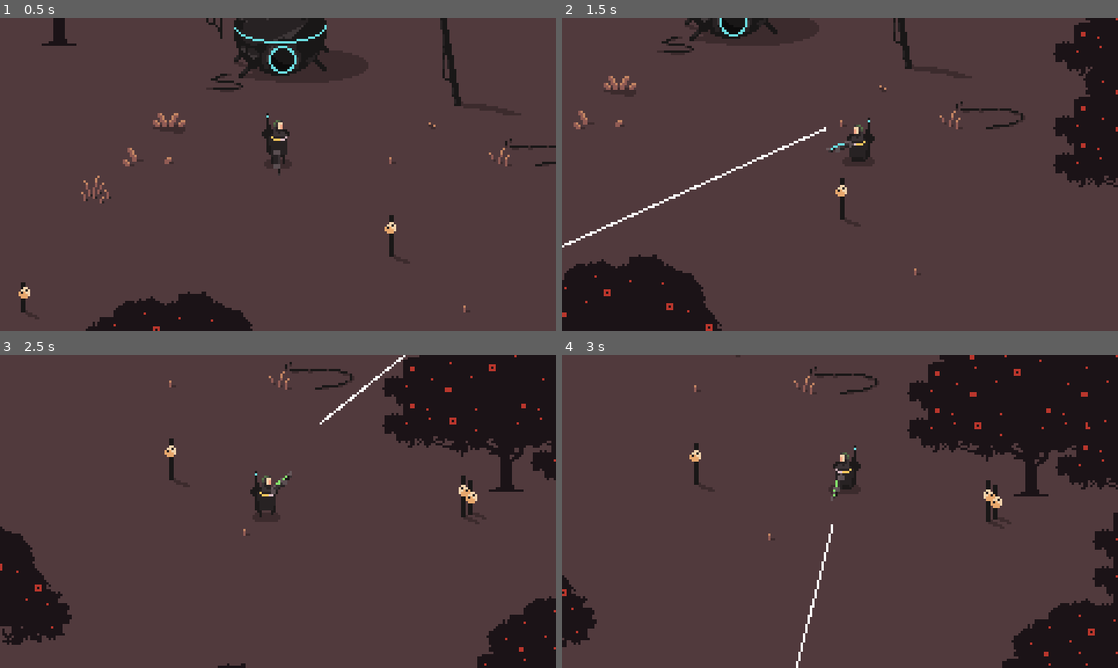
Above: before the commit, frames 1-4 (two rows, left to right).
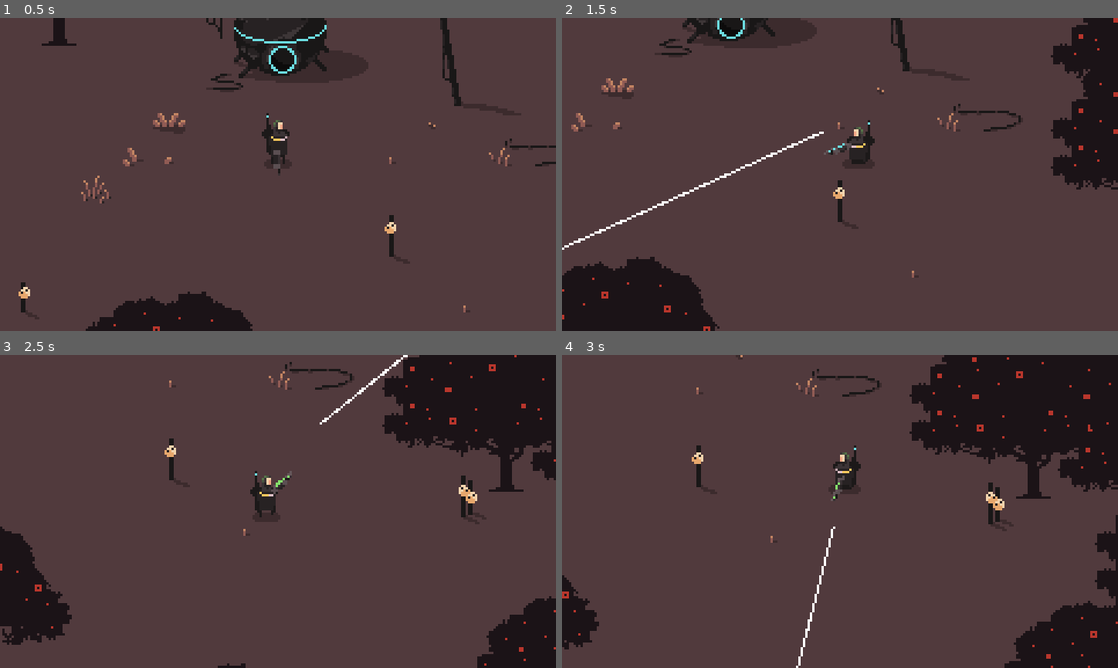
Above: after the commit, the same moments.

Repository: lcrol77/topdown-shooter
Game: Godot game, scene res://game.tscn
The game is run twice, just before and just after one commit, with the same random seed, the same clock (stepped at 60 frames per second) and the same inputs.
Inputs (mouse positions are in pixels of both pictures, inside the frame that each line leads up to):
- Up to frame 1 (0.5 s): no input
- Up to frame 2 (1.5 s): tap Enter at 0.5 s; move the mouse to (962, 158) at 0.52 s; press the mouse at (962, 158) at 0.53 s; hold D (right) 0.53-1.28 s; move the mouse to (728, 190) at 1.27 s; release the mouse at (728, 190) at 1.28 s; hold S (down) from 1.28 s (still down); click (728, 190) at 1.35 s
- Up to frame 3 (2.5 s): move the mouse to (333, 442) at 2.02 s; release S (down) at 2.03 s; hold D (right) from 2.03 s (still down); hold Space (swap_weapon) from 2.03 s (still down); click (333, 442) at 2.3 s
- Up to frame 4 (3 s): move the mouse to (812, 574) at 2.77 s; release D (right) at 2.78 s; release Space (swap_weapon) at 2.78 s; hold W (up) from 2.78 s (still down); click (812, 574) at 2.85 s

Frame 1 is identical in both runs. In frame 2, 3.4% of the frame differs, in the area x 0-100%, y 0-100%; in frame 3, 0.1%; in frame 4, 3.1%.

Commit message:
added camera shake

Diff:
--- /dev/null
+++ b/globals.gd
@@ -0,0 +1,3 @@
+extends Node
+
+var camera: PlayerCamera
--- a/guns/test/gun.gd
+++ b/guns/test/gun.gd
@@ -17,3 +17,4 @@
 			# FIXME: there has to be a better way to do this
 			instance.target = target.global_position
 			get_parent().add_child(instance)
+			Globals.camera.shake(0.15, 20, 3)
--- a/player/camera.gd
+++ b/player/camera.gd
@@ -1,6 +1,17 @@
 extends Camera2D
 
+class_name PlayerCamera
 @onready var player: CharacterBody2D = get_tree().get_first_node_in_group("player")
+
+var _duration = 0.0
+var _period_in_ms = 0.0
+var _amplitude = 0.0
+var _timer = 0.0
+var _last_shook_timer = 0
+var _previous_x = 0.0
+var _previous_y = 0.0
+var _last_offset = Vector2(0, 0)
+
 
 const smooth_lean := 10.0
 const scale_lean  := 0.2
@@ -23,7 +34,47 @@
 		var lerp_weight = Engine.get_physics_interpolation_fraction()
 		global_position = last_physics_pos.lerp(player.global_position, lerp_weight)
 
+	# Only shake when there's shake time remaining.
+	if _timer == 0:
+		return
+	# Only shake on certain frames.
+	_last_shook_timer = _last_shook_timer + delta
+	# Be mathematically correct in the face of lag; usually only happens once.
+	while _last_shook_timer >= _period_in_ms:
+		_last_shook_timer = _last_shook_timer - _period_in_ms
+		# Lerp between [amplitude] and 0.0 intensity based on remaining shake time.
+		var intensity = _amplitude * (1 - ((_duration - _timer) / _duration))
+		# Noise calculation logic from http://jonny.morrill.me/blog/view/14
+		var new_x = randf_range(-1.0, 1.0)
+		var x_component = intensity * (_previous_x + (delta * (new_x - _previous_x)))
+		var new_y = randf_range(-1.0, 1.0)
+		var y_component = intensity * (_previous_y + (delta * (new_y - _previous_y)))
+		_previous_x = new_x
+		_previous_y = new_y
+		# Track how much we've moved the offset, as opposed to other effects.
+		var new_offset = Vector2(x_component, y_component)
+		set_offset(get_offset() - _last_offset + new_offset)
+		_last_offset = new_offset
+	# Reset the offset when we're done shaking.
+	_timer = _timer - delta
+	if _timer <= 0:
+		_timer = 0
+		set_offset(get_offset() - _last_offset)
+
 func _physics_process(delta) -> void:
 	lean_camera_towards_mouse_(delta)
 	last_physics_pos = global_position
 	match_player_position_()
+
+func shake(duration, frequency, amplitude):
+	if frequency == 0: return
+	# Initialize variables.
+	_duration = duration
+	_timer = duration
+	_period_in_ms = 1.0 / frequency
+	_amplitude = amplitude
+	_previous_x = randf_range(-1.0, 1.0)
+	_previous_y = randf_range(-1.0, 1.0)
+	# Reset previous offset, if any.
+	set_offset(get_offset() - _last_offset)
+	_last_offset = Vector2(0, 0)
--- a/player/player.gd
+++ b/player/player.gd
@@ -5,6 +5,7 @@
 @onready var gun: PackedScene = preload("res://guns/test/gun.tscn")
 @onready var gun_attachment_point: Node2D = $GunAttachmentPoint
 @onready var loadout: Node = $Loadout
+@onready var camera = $Camera2D
 
 # FIXME: problem with this implementation is what to do when the player addes or drops a weapon
 # i.e. when changing the size of the loadout in anyway we need to rectify this index, or we need
@@ -15,6 +16,7 @@
 	for weapon in loadout.get_children():
 		weapon.global_position = gun_attachment_point.global_position
 		weapon.visible = false
+	Globals.camera = camera
 
 func _physics_process(delta: float) -> void:
 	var direction = Input.get_vector("left", "right", "up", "down")
--- a/project.godot
+++ b/project.godot
@@ -14,6 +14,10 @@
 run/main_scene="res://game.tscn"
 config/features=PackedStringArray("4.3", "Forward Plus")
 config/icon="res://assets/icon.png"
+
+[autoload]
+
+Globals="*res://globals.gd"
 
 [display]
 
